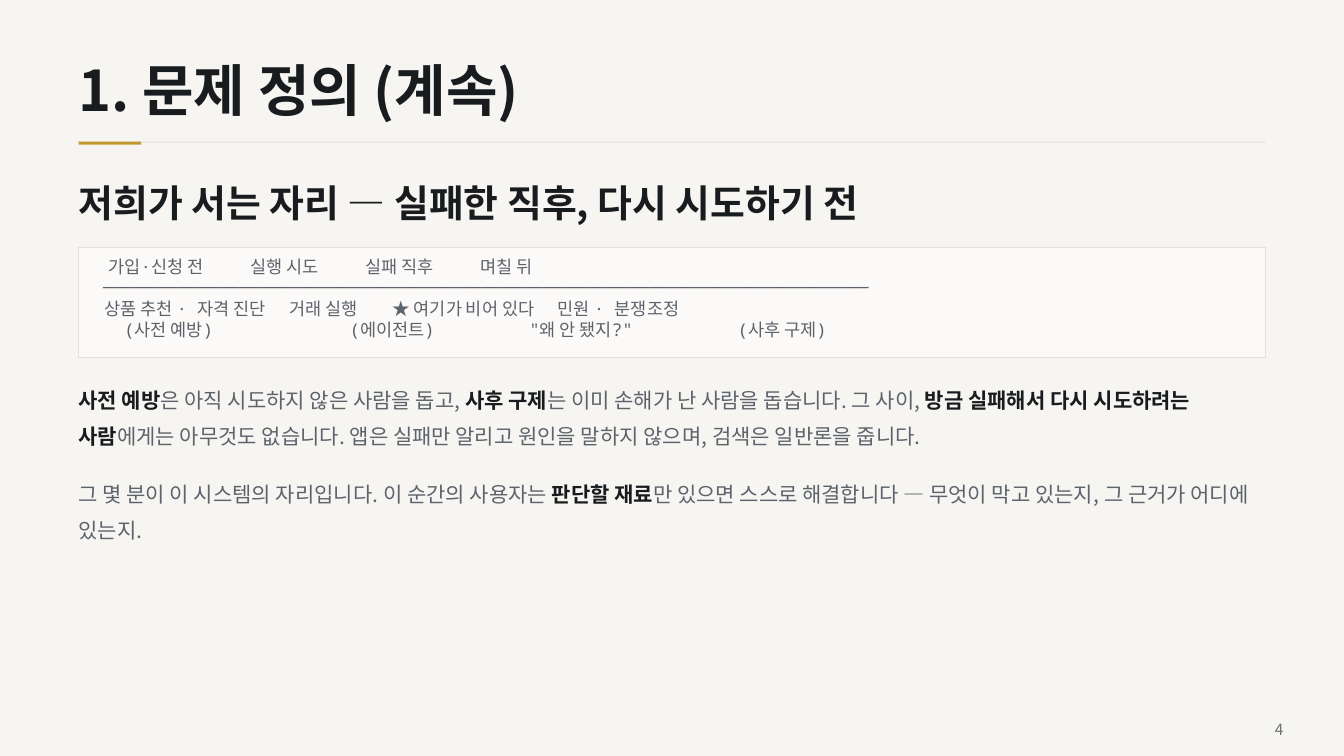
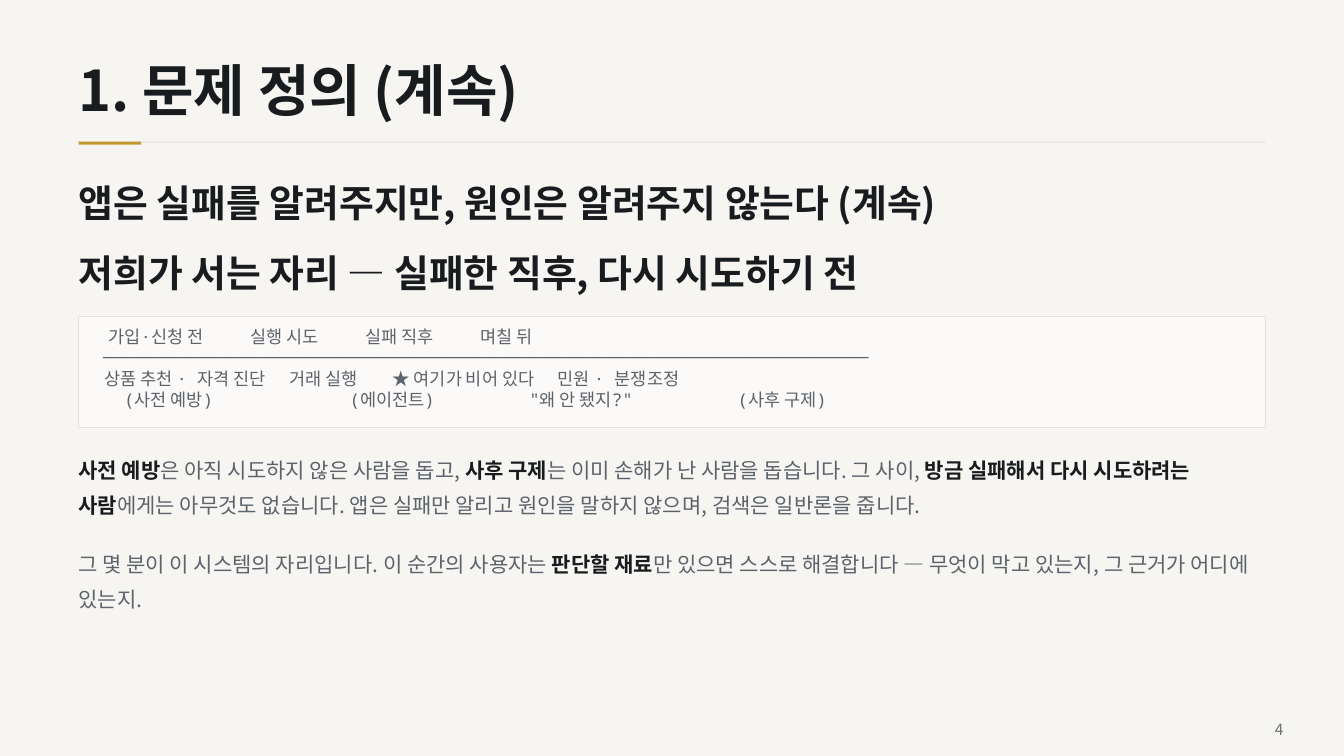
Before and after one commit to ChoHyeonChan/kb-ai-challenge-2026, a slide deck: slide 4 of docs/기술설명서.pptx. Drawn at 1344x756 pixels with LibreOffice and Linux fonts; fonts in the diff are those of the drawing. Boxes give left, top, right and bottom in pixels: in the first picture for what was removed or moved away, otherwise in the second. Text is boxed around its words. In the diff, an @@ line names an element or a change of style, - is before the commit and + after.

```diff
--- a/docs/기술설명서.pptx
+++ b/docs/기술설명서.pptx
@@ text added at (79, 185, 936, 225), 27 pt, text #191C1F, bold @@
+앱은 실패를 알려주지만, 원인은 알려주지 않는다 (계속)
@@ 3 texts, 1 rectangle: place and size @@
-3 texts, 1 rectangle at (79, 185, 1265, 540)
+3 texts, 1 rectangle at (79, 255, 1265, 609)
```
Also in this commit, not shown: 5 other slides changed, 3 other files.
